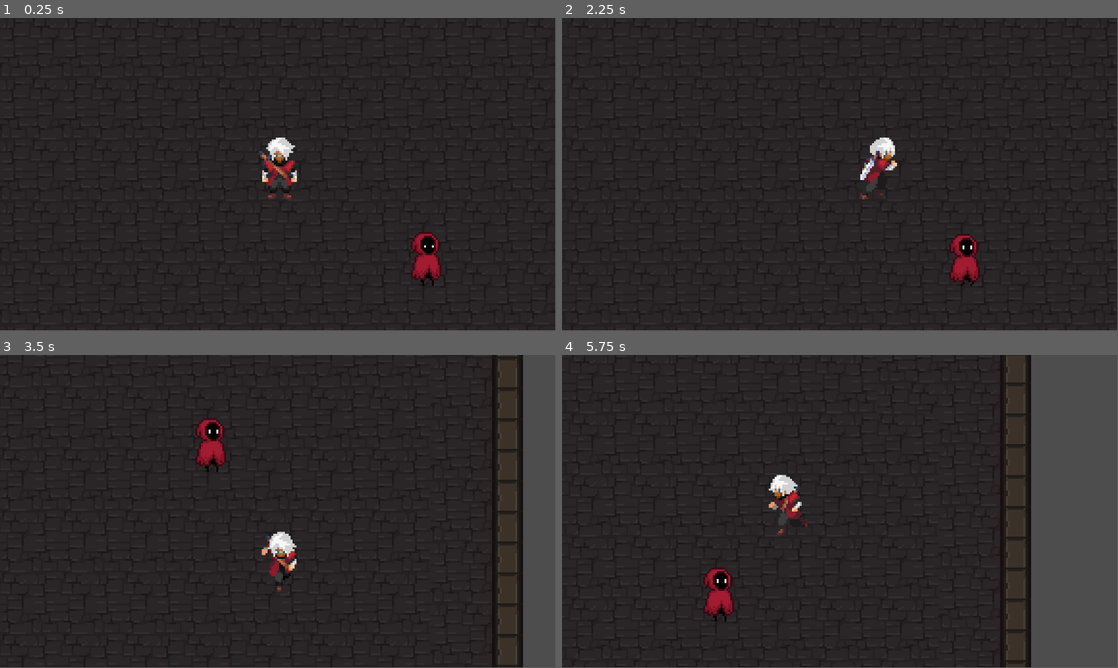
Above: before the commit, frames 1-4 (two rows, left to right).
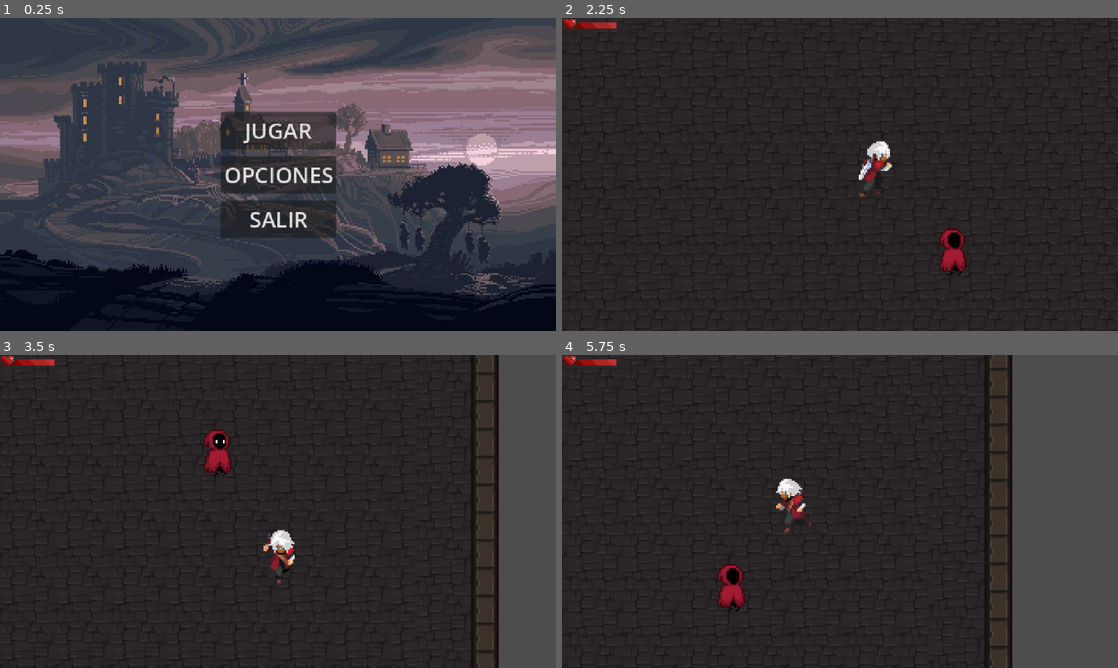
Above: after the commit, the same moments.

Repository: Gato7w7/Caedes_Benedicta
Game: Godot game, scene res://Scenes/menu.tscn
Two runs of this game, one before a commit and one after it. Both use one fixed random seed, a clock stepped at 60 frames per second and the inputs below. Before the commit the project starts from res://Scenes/game.tscn.
Inputs (mouse positions are in pixels of both pictures, inside the frame that each line leads up to):
- Up to frame 1 (0.25 s): no input
- Up to frame 2 (2.25 s): click (840, 174) at 0.5 s, where only the run after the commit has a clickable "OPCIONES"; click (840, 130) at 1.25 s, where only the run after the commit has a clickable "JUGAR"; hold Right (ui_right) from 2.03 s (still down)
- Up to frame 3 (3.5 s): release Right (ui_right) at 2.78 s; hold Down (ui_down) from 2.78 s (still down)
- Up to frame 4 (5.75 s): release Down (ui_down) at 3.53 s; hold Right (ui_right) 3.53-4.28 s; hold Up (ui_up) 4.28-5.03 s; hold Left (ui_left) from 5.03 s (still down)
In our replay, the window is 799x449 before the commit and 800x450 after it. These sizes can differ from the game's own. Grey fills any space a smaller window leaves; there, only what the larger window draws over its background counts as a difference.

The runs differ from the first frame. In frame 1, 85% of the frame differs, in the area x 0-100%, y 0-100%; in frame 2, 1.6%; in frame 3, 6.8%; in frame 4, 7.4%.

Commit message:
Musica y Menu inicio

Diff:
--- /dev/null
+++ b/Scenes/GameUI.tscn
@@ -0,0 +1,25 @@
+[gd_scene load_steps=3 format=3 uid="uid://bl7foqam65ktw"]
+
+[ext_resource type="Texture2D" uid="uid://bolrwgtha3o6s" path="res://Assets/health_bar/health_bar_decoration.png" id="1_37hul"]
+[ext_resource type="Texture2D" uid="uid://4ekcpitfgbj2" path="res://Assets/health_bar/health_bar.png" id="2_po7eo"]
+
+[node name="Control" type="Control"]
+layout_mode = 3
+anchors_preset = 15
+anchor_right = 1.0
+anchor_bottom = 1.0
+grow_horizontal = 2
+grow_vertical = 2
+
+[node name="TextureProgressBar" type="TextureProgressBar" parent="."]
+light_mask = 1023
+visibility_layer = 1023
+layout_mode = 1
+anchors_preset = 10
+anchor_right = 1.0
+offset_bottom = 17.0
+grow_horizontal = 2
+value = 100.0
+texture_under = ExtResource("1_37hul")
+texture_progress = ExtResource("2_po7eo")
+texture_progress_offset = Vector2(14, 0)
--- a/Scenes/game.tscn
+++ b/Scenes/game.tscn
@@ -1,8 +1,10 @@
-[gd_scene load_steps=6 format=4 uid="uid://bpurmwi5mv8o"]
+[gd_scene load_steps=8 format=4 uid="uid://bpurmwi5mv8o"]
 
 [ext_resource type="PackedScene" uid="uid://bcgr0re0co0s1" path="res://Scenes/enemigo.tscn" id="1_ebmjs"]
 [ext_resource type="PackedScene" uid="uid://dmcuhd0kvhkgc" path="res://Scenes/jugador.tscn" id="2_qxrlw"]
 [ext_resource type="Texture2D" uid="uid://c5eupwldpvtwu" path="res://Assets/Escenario/mainlevbuild.png" id="3_wrm1d"]
+[ext_resource type="AudioStream" uid="uid://c5h2suq6swpcu" path="res://Assets/Songs/metalsong.mp3" id="4_3dryh"]
+[ext_resource type="PackedScene" uid="uid://bl7foqam65ktw" path="res://Scenes/GameUI.tscn" id="5_wowpa"]
 
 [sub_resource type="TileSetAtlasSource" id="TileSetAtlasSource_3dryh"]
 texture = ExtResource("3_wrm1d")
@@ -1106,7 +1108,7 @@
 
 [node name="Camera2D" type="Camera2D" parent="Jugador"]
 position = Vector2(2, 5)
-zoom = Vector2(4, 4)
+zoom = Vector2(2, 2)
 position_smoothing_enabled = true
 
 [node name="TileMap" type="TileMap" parent="."]
@@ -1118,3 +1120,14 @@
 use_parent_material = true
 tile_map_data = PackedByteArray("AAD0//n/AAAuABEAAAD0//r/AAAuABIAAAD1//n/AAAvABEAAAD1//r/AAAvABIAAAD0//v/AAAuABEAAAD0// …(9904 unchanged characters)…
 tile_set = SubResource("TileSet_wowpa")
+
+[node name="AudioStreamPlayer2D" type="AudioStreamPlayer2D" parent="."]
+position = Vector2(0, 2)
+stream = ExtResource("4_3dryh")
+volume_db = -13.142
+autoplay = true
+parameters/looping = true
+
+[node name="CanvasLayer" type="CanvasLayer" parent="."]
+
+[node name="Control" parent="CanvasLayer" instance=ExtResource("5_wowpa")]
--- /dev/null
+++ b/Scenes/menu.tscn
@@ -0,0 +1,64 @@
+[gd_scene load_steps=4 format=3 uid="uid://dj34xuvitwsol"]
+
+[ext_resource type="Texture2D" uid="uid://0247ghib8kpu" path="res://Assets/Escenario/backmenu.jpg" id="1_1rerr"]
+[ext_resource type="Script" uid="uid://usjpoorp15yg" path="res://Scripts/menu.gd" id="1_xhh6f"]
+[ext_resource type="AudioStream" uid="uid://dr2wafaulo7b3" path="res://Assets/Songs/menu.mp3" id="3_cayip"]
+
+[node name="Menu" type="Control"]
+layout_mode = 3
+anchors_preset = 15
+anchor_right = 1.0
+anchor_bottom = 1.0
+grow_horizontal = 2
+grow_vertical = 2
+script = ExtResource("1_xhh6f")
+
+[node name="TextureRect" type="TextureRect" parent="."]
+layout_mode = 1
+anchors_preset = 15
+anchor_right = 1.0
+anchor_bottom = 1.0
+grow_horizontal = 2
+grow_vertical = 2
+texture = ExtResource("1_1rerr")
+expand_mode = 1
+
+[node name="VBoxContainer" type="VBoxContainer" parent="."]
+layout_mode = 1
+anchors_preset = 8
+anchor_left = 0.5
+anchor_top = 0.5
+anchor_right = 0.5
+anchor_bottom = 0.5
+offset_left = -20.0
+offset_top = -20.0
+offset_right = 20.0
+offset_bottom = 20.0
+grow_horizontal = 2
+grow_vertical = 2
+theme_override_constants/separation = 8
+
+[node name="Play" type="Button" parent="VBoxContainer"]
+layout_mode = 2
+theme_override_font_sizes/font_size = 25
+text = "JUGAR"
+
+[node name="Options" type="Button" parent="VBoxContainer"]
+layout_mode = 2
+theme_override_font_sizes/font_size = 25
+text = "OPCIONES
+"
+
+[node name="Quit" type="Button" parent="VBoxContainer"]
+layout_mode = 2
+theme_override_font_sizes/font_size = 25
+text = "SALIR"
+
+[node name="AudioStreamPlayer2D" type="AudioStreamPlayer2D" parent="."]
+stream = ExtResource("3_cayip")
+volume_db = -5.293
+autoplay = true
+
+[connection signal="pressed" from="VBoxContainer/Play" to="." method="_on_play_pressed"]
+[connection signal="pressed" from="VBoxContainer/Options" to="." method="_on_options_pressed"]
+[connection signal="pressed" from="VBoxContainer/Quit" to="." method="_on_quit_pressed"]
--- a/Scripts/jugador.gd
+++ b/Scripts/jugador.gd
@@ -2,14 +2,21 @@
 
 const SPEED = 150.0
 @onready var sprite: AnimatedSprite2D = $AnimatedSprite2D
-
 var last_direction := "down"  # Para recordar hacia dónde estaba mirando
 
 # Variable para controlar el cooldown de daño
 var can_take_damage := true
 
+# === VARIABLES DE VIDA ===
+var max_health = 100.0
+var current_health = 100.0
+@onready var health_bar = $"../CanvasLayer/Control/TextureProgressBar"
+
 func _ready() -> void:
 	sprite.play("nidle_down") # Animación inicial
+	# Configurar barra de vida
+	health_bar.max_value = max_health
+	health_bar.value = current_health
 
 func _physics_process(delta: float) -> void:
 	var input_vector = Vector2.ZERO
@@ -29,15 +36,14 @@
 	move_and_slide()
 
 	# --- DETECCIÓN DE DAÑO DE ENEMIGOS ---
-	# Esto es ADICIONAL a las colisiones físicas que ya maneja move_and_slide()
 	if can_take_damage:
 		for i in range(get_slide_collision_count()):
 			var collision = get_slide_collision(i)
 			var collider = collision.get_collider()
 			if collider.is_in_group("enemigos"):
-				print("¡Recibiste daño!")
+				take_damage(20)  # Aquí se llama a la función de daño
 				can_take_damage = false
-				# Crear timer para reactivar el daño después de 1 segundo
+				# Crea el timer para reactivar el daño después de 1 segundo
 				get_tree().create_timer(1.0).timeout.connect(_on_damage_cooldown_finished)
 				break  # Solo un daño de enemigo por frame
 
@@ -67,3 +73,19 @@
 # Función que se ejecuta cuando termina el cooldown de daño
 func _on_damage_cooldown_finished() -> void:
 	can_take_damage = true
+
+# === FUNCIONES DE VIDA ===
+func take_damage(amount):
+	current_health -= amount
+	current_health = clamp(current_health, 0, max_health)
+	health_bar.value = current_health
+	print("¡Recibiste daño! Vida actual: ", current_health)
+
+	if current_health <= 0:
+		die()
+
+func die():
+	print("=== ¡PERSONAJE MUERTO! ===")
+	# Aquí puedes agregar tu lógica de muerte después
+	# Por ejemplo: queue_free() o cambiar a escena de game over
+	#get_tree().change_scene_to_file("res://Scenes/menu.tscn")
--- /dev/null
+++ b/Scripts/menu.gd
@@ -0,0 +1,12 @@
+extends Control
+
+
+
+func _on_play_pressed() -> void:
+	get_tree().change_scene_to_file("res://Scenes/game.tscn")
+
+func _on_options_pressed() -> void:
+	pass # Replace with function body.
+
+func _on_quit_pressed() -> void:
+	get_tree().quit()
--- /dev/null
+++ b/default_bus_layout.tres
@@ -0,0 +1,3 @@
+[gd_resource type="AudioBusLayout" format=3 uid="uid://py4xcaoou7ot"]
+
+[resource]
--- a/project.godot
+++ b/project.godot
@@ -11,9 +11,17 @@
 [application]
 
 config/name="Caedes Benedicta"
-run/main_scene="uid://bpurmwi5mv8o"
+run/main_scene="uid://dj34xuvitwsol"
 config/features=PackedStringArray("4.5", "GL Compatibility")
 config/icon="res://icon.svg"
+
+[display]
+
+window/size/viewport_width=640
+window/size/viewport_height=360
+window/size/window_width_override=1280
+window/size/window_height_override=720
+window/stretch/mode="canvas_items"
 
 [rendering]
 
Binary file added: Assets/Escenario/backmenu.jpg
Not shown, added: Assets/Escenario/backmenu.jpg.import
Not shown, added: Assets/Songs/menu.mp3.import
Not shown, added: Assets/Songs/metalsong.mp3.import
Binary file added: Assets/Vial/Small Vial - RED - 0000.png
Not shown, added: Assets/Vial/Small Vial - RED - 0000.png.import
Binary file added: Assets/Vial/Small Vial - RED - 0001.png
Not shown, added: Assets/Vial/Small Vial - RED - 0001.png.import
Binary file added: Assets/Vial/Small Vial - RED - 0002.png
Not shown, added: Assets/Vial/Small Vial - RED - 0002.png.import
Binary file added: Assets/Vial/Small Vial - RED - 0003.png
Not shown, added: Assets/Vial/Small Vial - RED - 0003.png.import
(and 18 more such lines)
